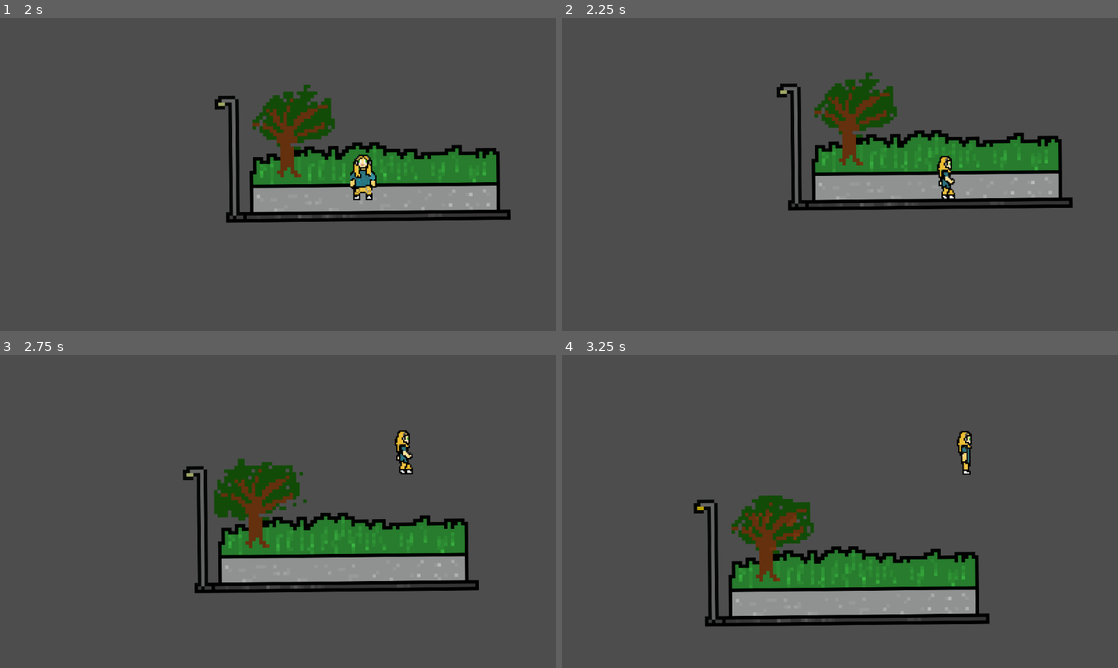
Above: before the commit, frames 1-4 (two rows, left to right).
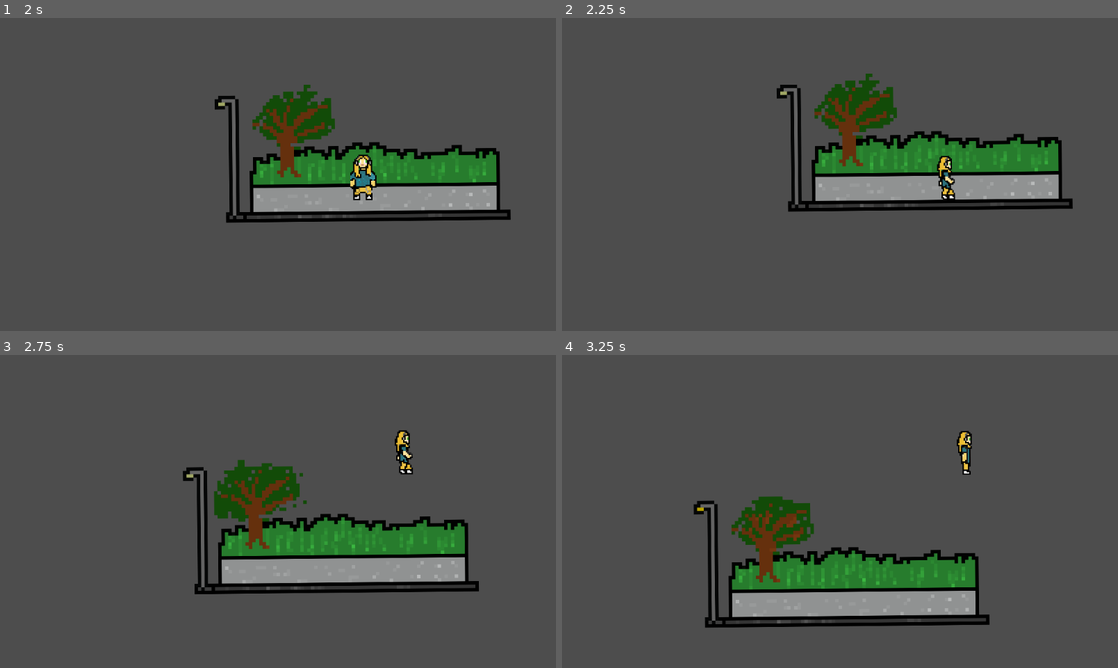
Above: after the commit, the same moments.

Repository: TalesMarc/AngelaCultoRepository
Game: Godot game, scene res://inicio.tscn
Same seed, same stepped clock (60 frames per second), same inputs: the game is played once before the commit and once after it. The engine's default icon, where the game draws it, is replaced by a stand-in: a white triangle on a blue panel in a dark square.
Inputs:
- Up to frame 1 (2 s): click "Play" at 0.5 s; click "Play" at 1.25 s
- Up to frame 2 (2.25 s): hold D (move_right) from 2.03 s (still down)
- Up to frame 3 (2.75 s): keep holding D (move_right); tap Space (jump) at 2.27 s
- Up to frame 4 (3.25 s): keep holding D (move_right); tap Space (jump) at 3.02 s

Frame 1 is identical in both runs. In frame 2, 2.0% of the frame differs, in the area x 38-92%, y 17-62%; in frame 3, 2.0%, in the area x 32-87%, y 33-77%; in frame 4, 2.0%.

Commit message:
Atualização automática do projeto

Diff:
--- a/node_2d.tscn
+++ b/node_2d.tscn
@@ -30,12 +30,13 @@
 [ext_resource type="Texture2D" uid="uid://kue3gp2sclu8" path="res://sprite_0 2.png" id="15_d2bti"]
 [ext_resource type="Texture2D" uid="uid://dnxochah5b24j" path="res://sprite_0 3.png" id="16_k73cj"]
 [ext_resource type="Texture2D" uid="uid://d0aj3qvixbbyp" path="res://botao5.png" id="17_k73cj"]
+[ext_resource type="AudioStream" uid="uid://bcwwid26kx8hm" path="res://doido - 17:05:2025 10.59.mp3" id="31_24dk6"]
 
 [sub_resource type="RectangleShape2D" id="RectangleShape2D_0hol4"]
 size = Vector2(128.236, 125.902)
 
 [sub_resource type="RectangleShape2D" id="RectangleShape2D_q6r6c"]
-size = Vector2(801.84, 53.1333)
+size = Vector2(751.251, 37.8071)
 
 [sub_resource type="SpriteFrames" id="SpriteFrames_7plk7"]
 animations = [{
@@ -160,8 +161,8 @@
 position = Vector2(-601.393, -265.974)
 
 [node name="CollisionShape2D" type="CollisionShape2D" parent="StaticBody2D4"]
-position = Vector2(732.271, 523.466)
-scale = Vector2(2.10938, 1.38477)
+position = Vector2(706.068, 499.88)
+scale = Vector2(1.09816, 0.858039)
 shape = SubResource("RectangleShape2D_q6r6c")
 
 [node name="AnimatedSprite2D" type="AnimatedSprite2D" parent="StaticBody2D4"]
@@ -171,7 +172,7 @@
 script = ExtResource("14_2u7jv")
 
 [node name="CollisionShape2D2" type="CollisionShape2D" parent="StaticBody2D4"]
-position = Vector2(296.815, 171.955)
+position = Vector2(297.369, 165.956)
 rotation = 3.14159
 scale = Vector2(0.0835413, -1.04068)
 shape = SubResource("RectangleShape2D_q6r6c")
@@ -199,84 +200,6 @@
 sprite_frames = SubResource("SpriteFrames_2hxjc")
 animation = &"Parado"
 frame_progress = 0.573919
-
-[node name="StaticBody2D" type="StaticBody2D" parent="."]
-position = Vector2(-124.083, 7.77051)
-
-[node name="Sprite2D2" type="Sprite2D" parent="StaticBody2D"]
-position = Vector2(367.85, 1126.7)
-scale = Vector2(2.10938, 1.38477)
-texture = ExtResource("1_wtcfe")
-
-[node name="CollisionShape2D" type="CollisionShape2D" parent="StaticBody2D"]
-position = Vector2(373.792, 1119.72)
-scale = Vector2(2.10938, 1.38477)
-shape = SubResource("RectangleShape2D_q6r6c")
-
-[node name="StaticBody2D3" type="StaticBody2D" parent="."]
-position = Vector2(204.079, -6.97757)
-
-[node name="Sprite2D2" type="Sprite2D" parent="StaticBody2D3"]
-position = Vector2(1129.69, 1449.27)
-scale = Vector2(2.10938, 1.38477)
-texture = ExtResource("1_wtcfe")
-
-[node name="CollisionShape2D" type="CollisionShape2D" parent="StaticBody2D3"]
-position = Vector2(1124.67, 1451.22)
-scale = Vector2(2.10938, 1.38477)
-shape = SubResource("RectangleShape2D_q6r6c")
-
-[node name="StaticBody2D" type="StaticBody2D" parent="StaticBody2D3"]
-position = Vector2(-0.970216, -3.00976)
-
-[node name="Sprite2D2" type="Sprite2D" parent="StaticBody2D3/StaticBody2D"]
-position = Vector2(1103.36, 1179.99)
-scale = Vector2(2.10938, 1.38477)
-texture = ExtResource("1_wtcfe")
-
-[node name="CollisionShape2D" type="CollisionShape2D" parent="StaticBody2D3/StaticBody2D"]
-position = Vector2(1103.37, 1178.99)
-scale = Vector2(2.10938, 1.38477)
-shape = SubResource("RectangleShape2D_q6r6c")
-
-[node name="StaticBody2D5" type="StaticBody2D" parent="."]
-position = Vector2(1687.59, 957.774)
-
-[node name="Sprite2D2" type="Sprite2D" parent="StaticBody2D5"]
-position = Vector2(357.522, 453.566)
-scale = Vector2(2.10938, 1.38477)
-texture = ExtResource("1_wtcfe")
-
-[node name="CollisionShape2D" type="CollisionShape2D" parent="StaticBody2D5"]
-position = Vector2(355.542, 451.546)
-scale = Vector2(2.10938, 1.38477)
-shape = SubResource("RectangleShape2D_q6r6c")
-
-[node name="StaticBody2D6" type="StaticBody2D" parent="."]
-position = Vector2(1361.67, 947.543)
-
-[node name="Sprite2D2" type="Sprite2D" parent="StaticBody2D6"]
-position = Vector2(357.522, 453.566)
-scale = Vector2(2.10938, 1.38477)
-texture = ExtResource("1_wtcfe")
-
-[node name="CollisionShape2D" type="CollisionShape2D" parent="StaticBody2D6"]
-position = Vector2(355.542, 451.546)
-scale = Vector2(2.10938, 1.38477)
-shape = SubResource("RectangleShape2D_q6r6c")
-
-[node name="StaticBody2D7" type="StaticBody2D" parent="."]
-position = Vector2(100.573, -360.021)
-
-[node name="Sprite2D2" type="Sprite2D" parent="StaticBody2D7"]
-position = Vector2(648.368, 1479.5)
-scale = Vector2(2.10938, 1.38477)
-texture = ExtResource("1_wtcfe")
-
-[node name="CollisionShape2D" type="CollisionShape2D" parent="StaticBody2D7"]
-position = Vector2(650.467, 1469.52)
-scale = Vector2(2.10938, 1.38477)
-shape = SubResource("RectangleShape2D_q6r6c")
 
 [node name="PauseMenu" type="CanvasLayer" parent="."]
 visible = false
@@ -337,5 +260,9 @@
 theme_override_font_sizes/font_size = 84
 text = "Sair"
 
+[node name="AudioStreamPlayer2D" type="AudioStreamPlayer2D" parent="."]
+stream = ExtResource("31_24dk6")
+autoplay = true
+
 [connection signal="pressed" from="PauseMenu/GridContainer/TextureButton" to="." method="_on_texture_button_pressed666"]
 [connection signal="pressed" from="PauseMenu/GridContainer/TextureButton3" to="." method="_on_texture_button_3_pressed"]
Not shown: 1 places in node_2d.tscn that only renumber resources
